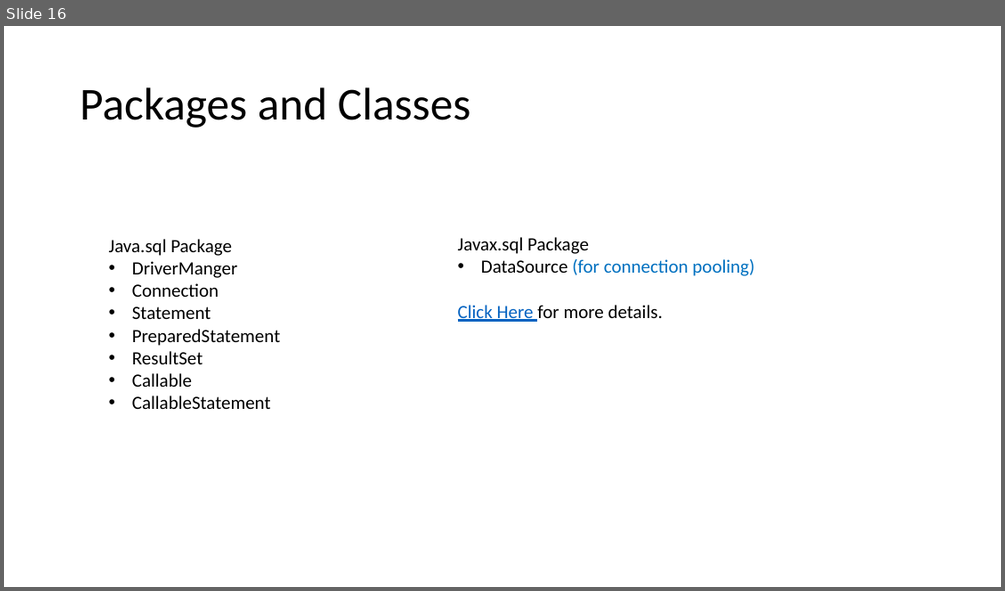
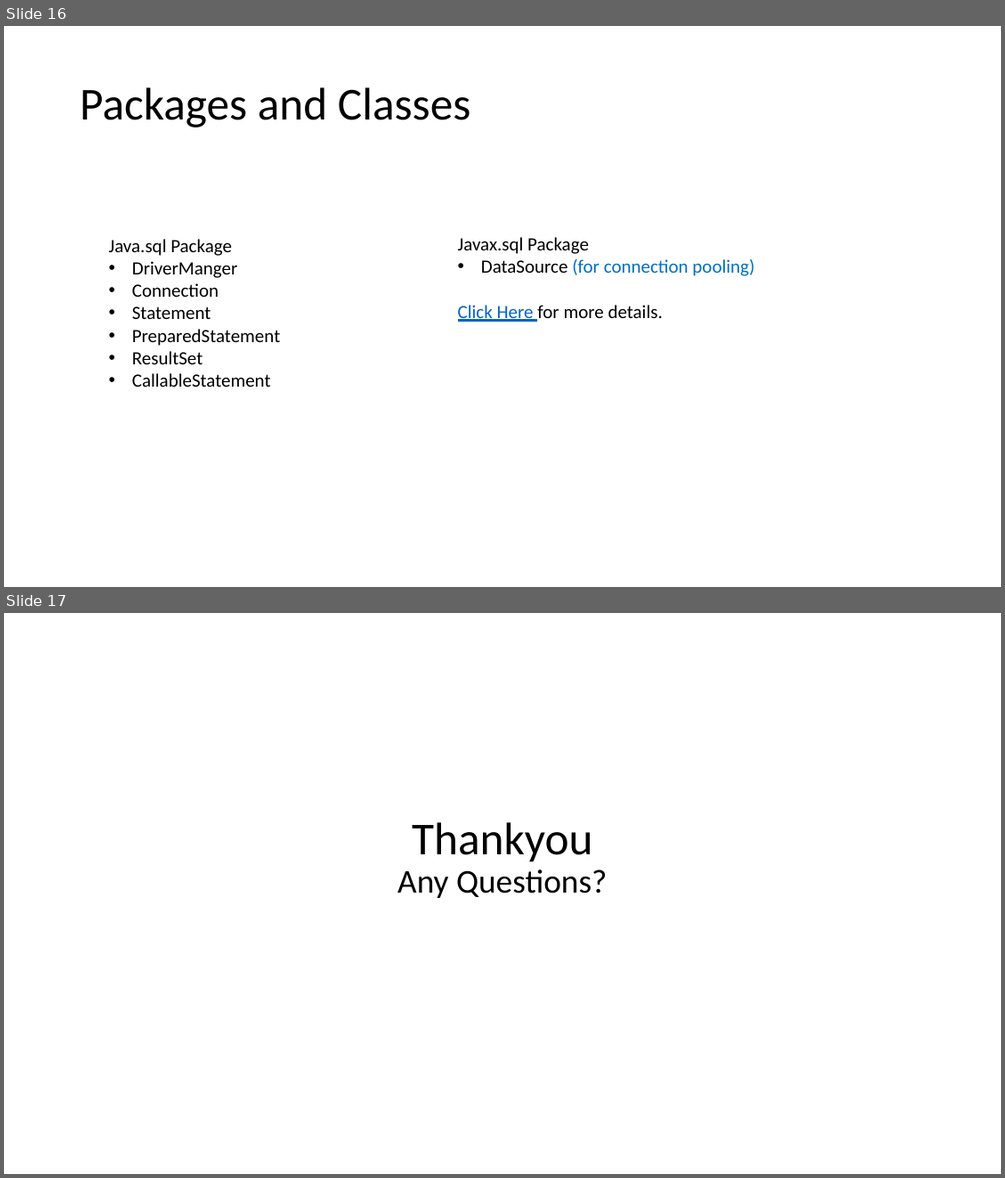
Before and after one commit to psp2108/JDBC_demo, a slide deck: JDBC_PPT/JDBC.pptx. Shown one above the other, each under a label of ours: slide 16 before the commit, slides 16 and 17 after it. The pictures are 1005x591 and 1005x1178 pixels, drawn with LibreOffice and Linux fonts; fonts in the diff are those of the drawing. Boxes give left, top, right and bottom in pixels: in the first picture for what was removed or moved away, otherwise in the second. Text is boxed around its words. In the diff, an @@ line names an element or a change of style, - is before the commit and + after.

```diff
--- a/JDBC_PPT/JDBC.pptx
+++ b/JDBC_PPT/JDBC.pptx
@@ slide 17 added at <box>4,613,1001,1174</box>, background #FFFFFF @@
@@ text added at <box>397,822,607,898</box>, 32 pt, text #000000 @@
+Thankyou
+Any Questions?
@@ slide 16 changed as well @@
@@ text at <box>132,373,192,386</box>: paragraph removed @@
-• Callable
```
Also in this commit, not shown: 11 other slides changed, 3 other slides added, 3 slides removed.
